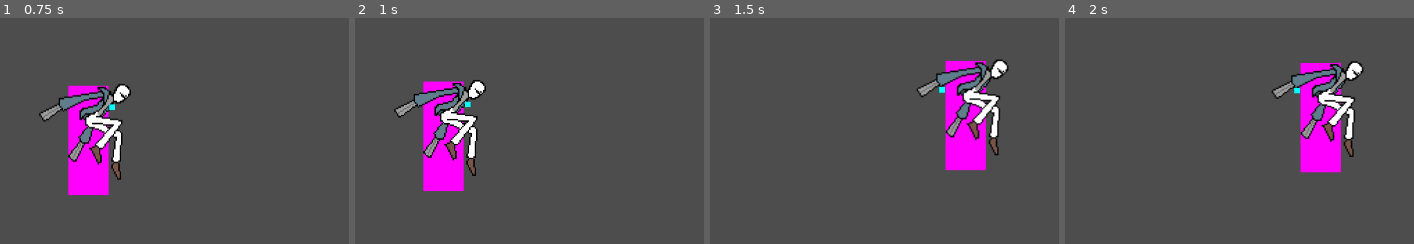
Above: before the commit, frames 1-4 (left to right).
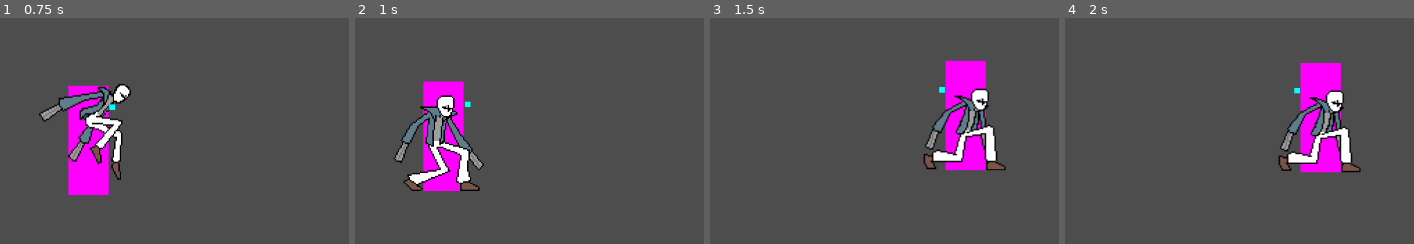
Above: after the commit, the same moments.

Repository: cruel-unusual-media/shotgun-hands
Game: Godot game, scene res://Levels/Playground/playground_player_test.tscn
Two runs of this game, one before a commit and one after it. Both use one fixed random seed, a clock stepped at 60 frames per second and the inputs below. This scene is started directly instead of the project's main scene.
Inputs (mouse positions are in pixels of both pictures, inside the frame that each line leads up to):
- Up to frame 1 (0.75 s): move the mouse to (outside the picture) at 0.52 s; hold D (move_right) from 0.53 s (still down); hold S (move_crouch) from 0.53 s (still down)
- Up to frame 2 (1 s): keep holding D (move_right); keep holding S (move_crouch); tap W (move_jump) at 0.77 s
- Up to frame 3 (1.5 s): keep holding D (move_right); move the mouse to (723, 119) at 1.27 s; release S (move_crouch) at 1.28 s; tap S (move_crouch) at 1.35 s
- Up to frame 4 (2 s): keep holding D (move_right); tap W (move_jump) at 1.52 s

Frame 1 is identical in both runs. In frame 2, 6.5% of the frame differs, in the area x 10-38%, y 27-77%; in frame 3, 6.1%; in frame 4, 6.0%.

Commit message:
Started to add crouching

Diff:
--- a/Actors/Player/Sprites/2DPlayer_frames.tres
+++ b/Actors/Player/Sprites/2DPlayer_frames.tres
@@ -1,6 +1,10 @@
-[gd_resource type="SpriteFrames" load_steps=11 format=3 uid="uid://cxeoa46tbwhsa"]
+[gd_resource type="SpriteFrames" load_steps=12 format=3 uid="uid://cxeoa46tbwhsa"]
 
 [ext_resource type="Texture2D" uid="uid://gf4agagiun0e" path="res://Actors/Player/Sprites/spritesheet_sh_notext.png" id="1_4n0o7"]
+
+[sub_resource type="AtlasTexture" id="AtlasTexture_yffoj"]
+atlas = ExtResource("1_4n0o7")
+region = Rect2(160, 182, 160, 182)
 
 [sub_resource type="AtlasTexture" id="AtlasTexture_sh4ar"]
 atlas = ExtResource("1_4n0o7")
@@ -41,10 +45,13 @@
 [resource]
 animations = [{
 "frames": [{
+"duration": 3.0,
+"texture": SubResource("AtlasTexture_yffoj")
+}, {
 "duration": 1.0,
 "texture": SubResource("AtlasTexture_sh4ar")
 }],
-"loop": true,
+"loop": false,
 "name": &"crouch",
 "speed": 12.0
 }, {
--- a/Actors/Player/controller_component.gd
+++ b/Actors/Player/controller_component.gd
@@ -31,5 +31,10 @@
 		player.velocity.y = player.JUMP_VELOCITY
 		player.state = player.JUMPING
 
+	if player.is_on_floor() and Input.is_action_pressed("move_crouch"):
+		player.state = player.CROUCHING
+		if direction != 0:
+			player.state = player.SLIDING
+
 
 	player.move_and_slide()
--- a/Actors/Player/player.gd
+++ b/Actors/Player/player.gd
@@ -6,7 +6,7 @@
 
 enum {IDLE, MOVING, FALLING, JUMPING, SHOOTING_IDLE, SHOOTING_MOVING, SHOOTING_FALLING, SHOTGUN_JUMP, CROUCHING, SLIDING}
 
-var state = IDLE # State is used to determine the currently used animation
+var state = JUMPING # State is used to determine the currently used animation
 @onready var shootTarget : Node2D = $Target
 var prevState = IDLE
 @onready var sprite = $AnimatedSprite2D
@@ -15,6 +15,7 @@
 func _physics_process(delta: float) -> void:
 	# Code was moved to $ControllerComponent
 	if prevState != state:
+		print("State changed")
 		stateChanged(state)
 	prevState = state
 
@@ -29,3 +30,6 @@
 			sprite.play("jump")
 		CROUCHING:
 			sprite.play("crouch")
+
+		SLIDING:
+			sprite.play("crouch")
--- a/Actors/Player/player.tscn
+++ b/Actors/Player/player.tscn
@@ -29,8 +29,7 @@
 [node name="AnimatedSprite2D" type="AnimatedSprite2D" parent="."]
 position = Vector2(0, 30)
 sprite_frames = ExtResource("2_5ni5v")
-animation = &"jump"
-frame_progress = 0.78278315
+animation = &"crouch"
 
 [node name="PlayerRecticle" type="Node2D" parent="."]
 script = ExtResource("4_n7l8t")
